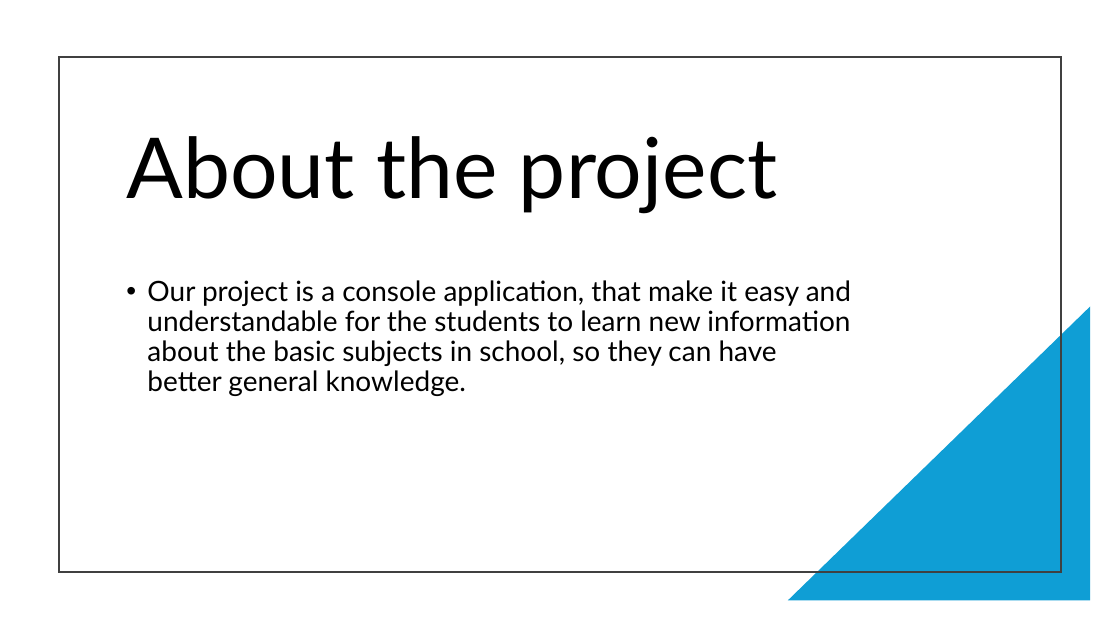
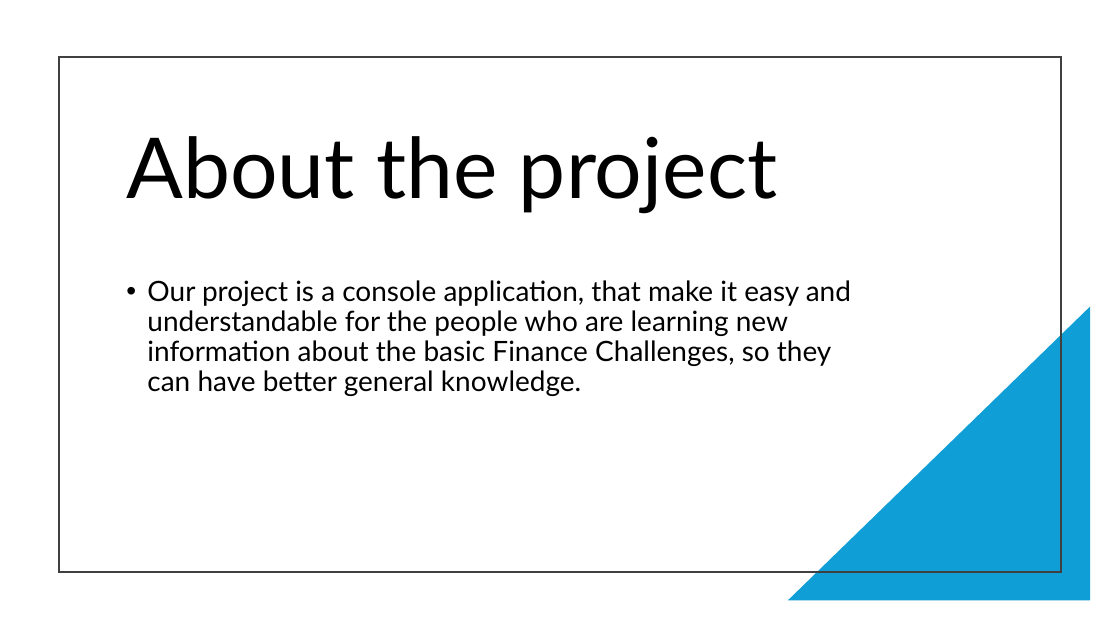
Before and after one commit to codingburgas/finance-challenge-plan-b, a slide deck: slide 4 of docs/Plan B.pptx. Drawn at 1120x630 pixels with LibreOffice and Linux fonts; fonts in the diff are those of the drawing. Boxes give left, top, right and bottom in pixels: in the first picture for what was removed or moved away, otherwise in the second. Text is boxed around its words. In the diff, an @@ line names an element or a change of style, - is before the commit and + after.

Commit message:
Last touches on the Presentation

```diff
--- a/docs/Plan B.pptx
+++ b/docs/Plan B.pptx
@@ text at [147,280,851,396]: text changed @@
-• Our project is a console application, that make it easy and understandable for the students to learn new information about the basic subjects in school, so they can have better general knowledge.
+• Our project is a console application, that make it easy and understandable for the people who are learning new information about the basic Finance Challenges, so they can have better general knowledge.
```
